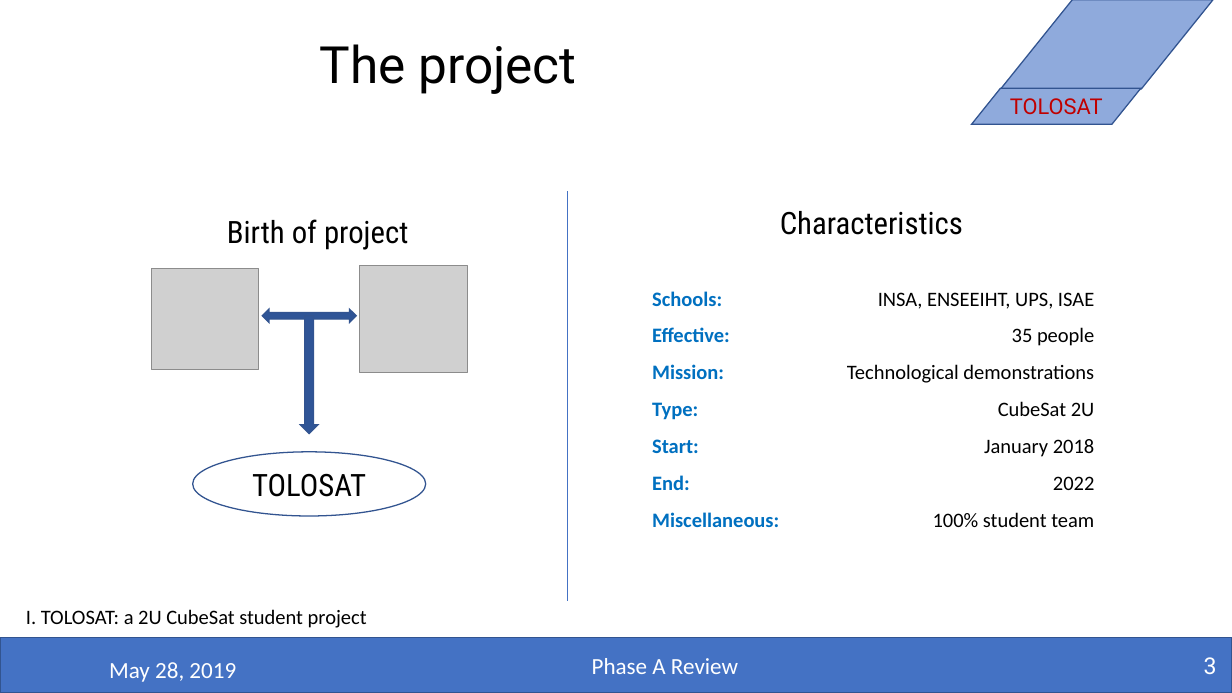
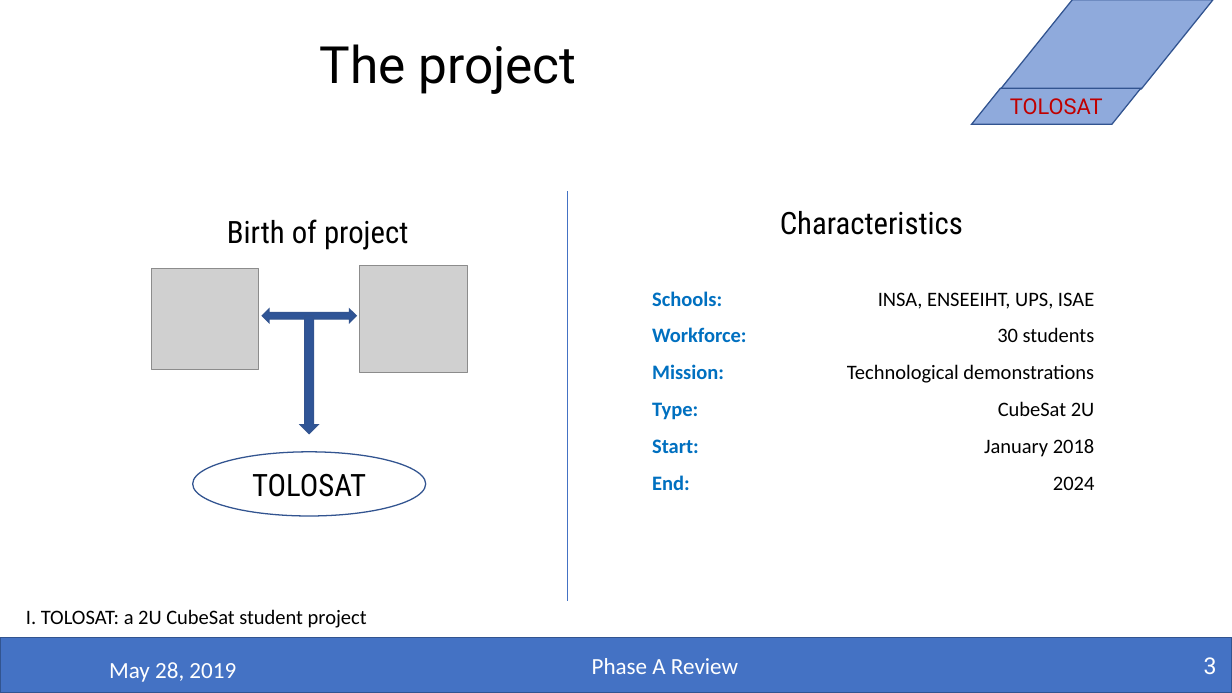
Before and after one commit to belmant/tolosat_systems_engineering, a slide deck: slide 3 of Files/Experts review.pptx. Drawn at 1232x693 pixels with LibreOffice and Linux fonts; fonts in the diff are those of the drawing; grey boxes stand for pictures; background and template pictures are left out. Boxes give left, top, right and bottom in pixels: in the first picture for what was removed or moved away, otherwise in the second. Text is boxed around its words. In the diff, an @@ line names an element or a change of style, - is before the commit and + after.

```diff
--- a/Files/Experts review.pptx
+++ b/Files/Experts review.pptx
@@ text at bbox=[652, 327, 746, 342]: text changed @@
-Effective:
+Workforce:
@@ text at bbox=[997, 327, 1095, 342]: text changed @@
-35 people
+30 students
@@ text at bbox=[1053, 476, 1094, 490]: text changed @@
-2022
-100% student team
+2024
@@ text at bbox=[652, 512, 779, 527]: paragraph removed @@
-Miscellaneous:
```
Also in this commit, not shown: 2 other slides changed, 2 other files.
